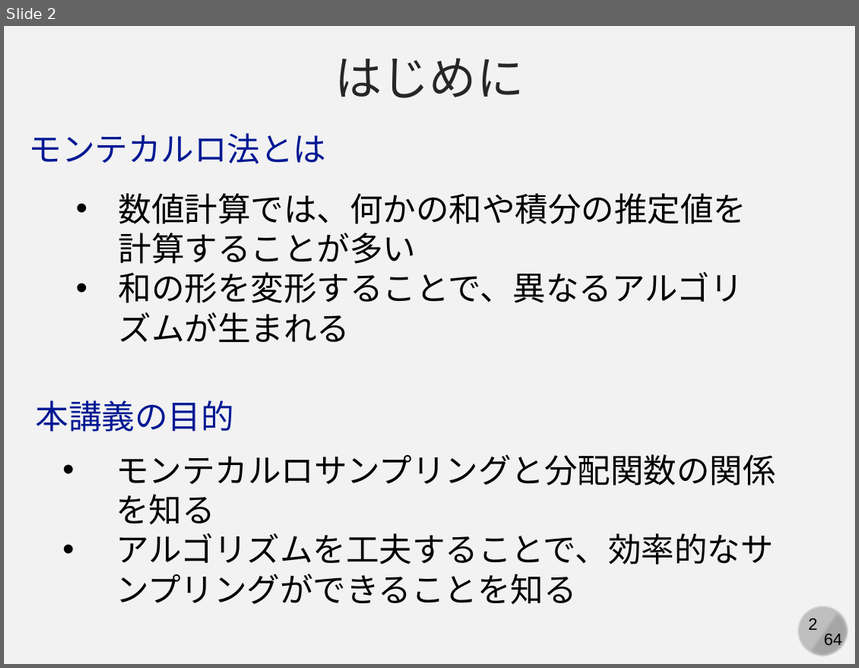
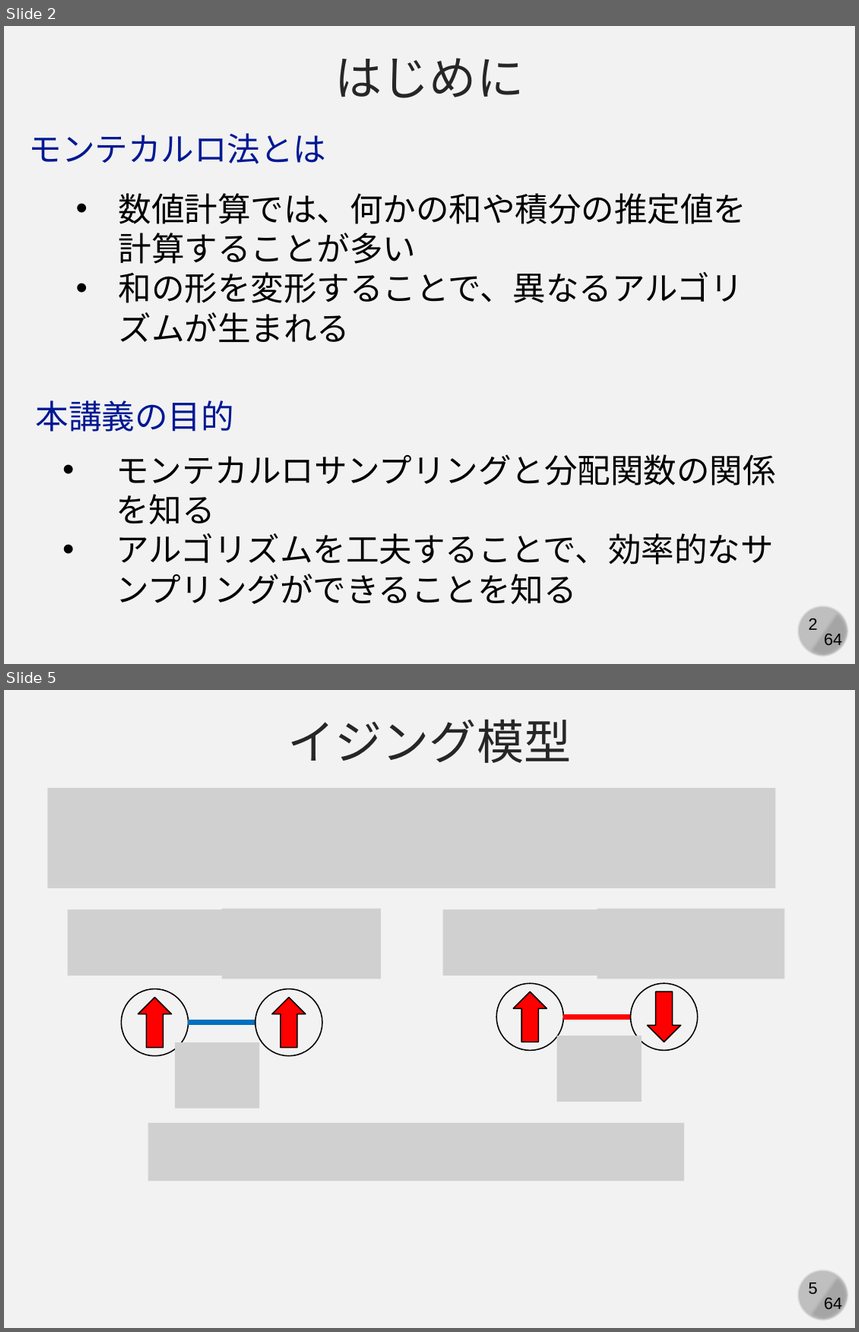
Before and after one commit to kaityo256/simulation_engineering, a slide deck: 04_mc_advanced/simulation04.pptx. Shown one above the other, each under a label of ours: slide 2 before the commit, slides 2 and 5 after it; the slides between them are not shown. The pictures are 859x668 and 859x1332 pixels, drawn with LibreOffice and Linux fonts; fonts in the diff are those of the drawing; grey boxes stand for pictures. Boxes give left, top, right and bottom in pixels: in the first picture for what was removed or moved away, otherwise in the second. Text is boxed around its words. In the diff, an @@ line names an element or a change of style, - is before the commit and + after.

```diff
--- a/04_mc_advanced/simulation04.pptx
+++ b/04_mc_advanced/simulation04.pptx
@@ slide 5 added at bbox=[4, 690, 855, 1328], background #F2F2F2; not listed: 4 template elements that a slide beside it also shows @@
@@ text added at bbox=[288, 719, 572, 763], 40 pt, text #262626 @@
+イジング模型
@@ picture added at bbox=[47, 788, 775, 888] @@
@@ picture added at bbox=[68, 910, 227, 975] @@
@@ picture added at bbox=[222, 909, 381, 980] @@
@@ picture added at bbox=[443, 910, 602, 975] @@
@@ picture added at bbox=[598, 909, 785, 980] @@
@@ ellipse added at bbox=[496, 983, 564, 1051], outline #000000 1 pt @@
@@ ellipse added at bbox=[630, 983, 698, 1051], outline #000000 1 pt @@
@@ ellipse added at bbox=[122, 989, 189, 1056], outline #000000 1 pt @@
@@ down arrow added at bbox=[138, 997, 171, 1047], fill #FF0000, outline #000000 1 pt @@
@@ ellipse added at bbox=[255, 989, 322, 1056], outline #000000 1 pt @@
@@ down arrow added at bbox=[272, 997, 305, 1047], fill #FF0000, outline #000000 1 pt @@
@@ down arrow added at bbox=[513, 992, 546, 1043], fill #FF0000, outline #000000 1 pt @@
@@ down arrow added at bbox=[648, 992, 680, 1043], fill #FF0000, outline #000000 1 pt @@
@@ line added from (189, 1023) to (255, 1023), #0070C0 4.5 pt @@
@@ line added from (563, 1017) to (630, 1017), #FF0000 4.5 pt @@
@@ picture added at bbox=[175, 1043, 259, 1108] @@
@@ picture added at bbox=[557, 1036, 642, 1101] @@
@@ picture added at bbox=[148, 1123, 684, 1181] @@
```
Also in this commit, not shown: 3 other slides added.
